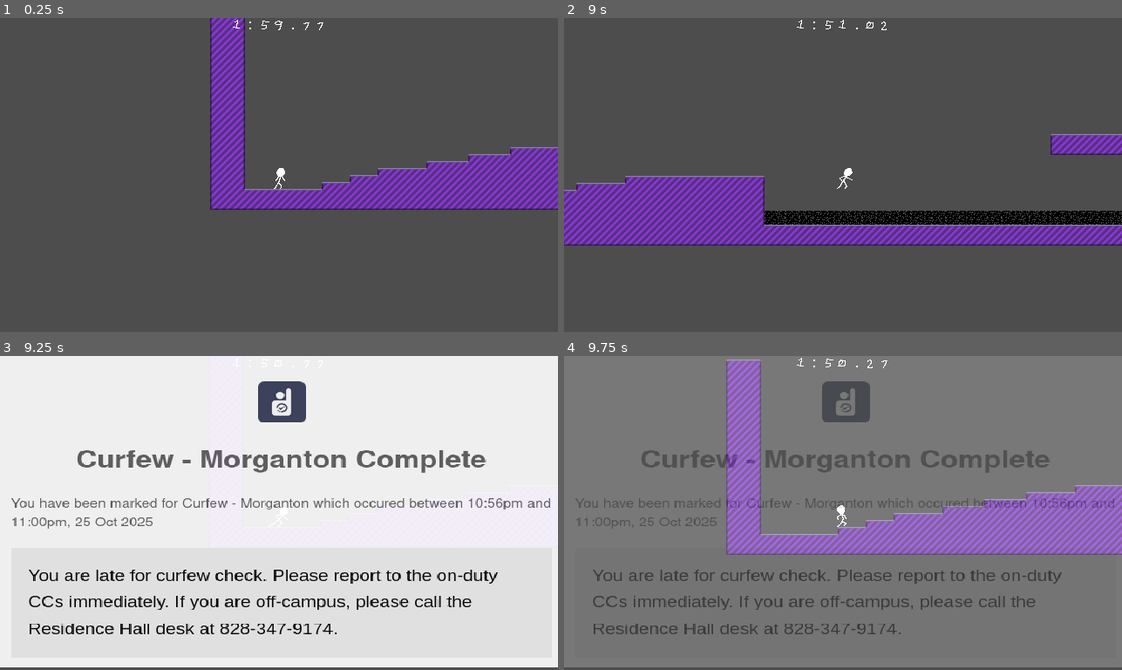
Above: before the commit, frames 1-4 (two rows, left to right).
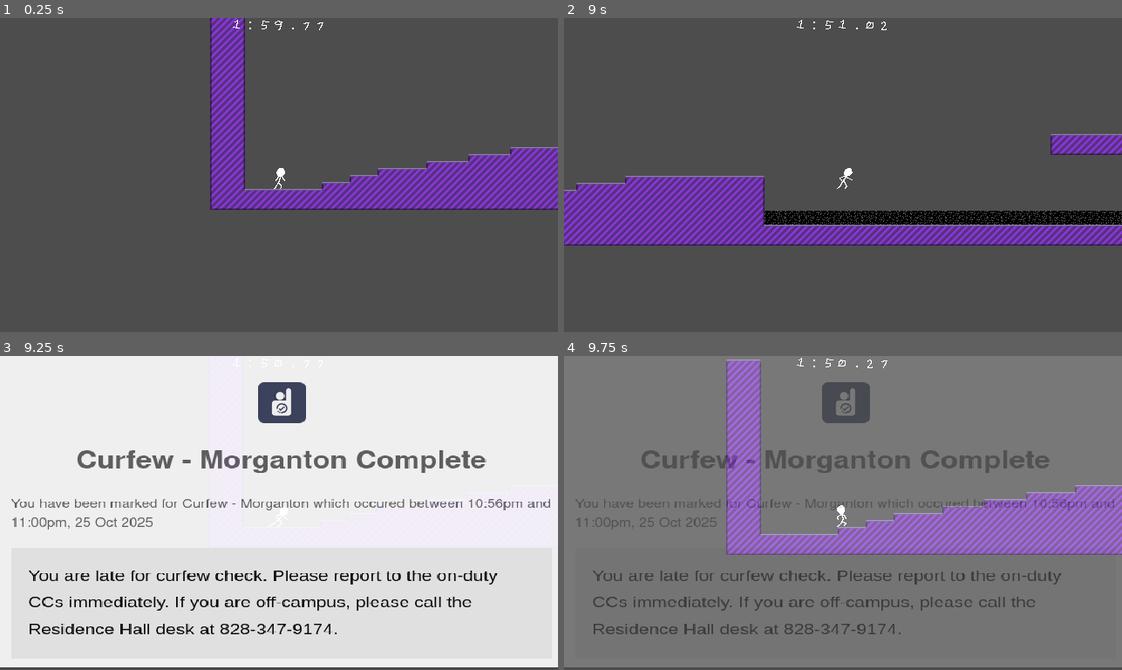
Above: after the commit, the same moments.

Repository: ncssm-mor-NyE9DoBlxs3M/platformer
Game: Godot game, scene res://Main.tscn
The game is run twice, just before and just after one commit, with the same random seed, the same clock (stepped at 60 frames per second) and the same inputs.
Inputs:
- Up to frame 1 (0.25 s): no input
- Up to frame 2 (9 s): hold Right (right) 0.53-2.03 s; tap Z (jump) at 0.77, 1.52, 3.02, 3.77, 4.52, 6.02, 6.77, 7.52 s; hold Left (left) 2.03-2.78 s; hold Right (right) 2.78-4.28 s; hold Left (left) 4.28-5.03 s; hold Right (right) 5.03-5.78 s; hold Left (left) 5.78-7.28 s; hold Right (right) from 7.28 s (still down)
- Up to frame 3 (9.25 s): keep holding Right (right); tap Z (jump) at 9.02 s
- Up to frame 4 (9.75 s): release Right (right) at 9.53 s; hold Left (left) from 9.53 s (still down)

Frames 1-2 are identical in both runs. In frame 3, 2.1% of the frame differs, in the area x 2-99%, y 8-89%; in frame 4, 1.1%.

Commit message:
snap transforms to pixel

Diff:
--- a/project.godot
+++ b/project.godot
@@ -48,3 +48,4 @@
 textures/canvas_textures/default_texture_filter=0
 renderer/rendering_method="gl_compatibility"
 renderer/rendering_method.mobile="gl_compatibility"
+2d/snap/snap_2d_transforms_to_pixel=true
